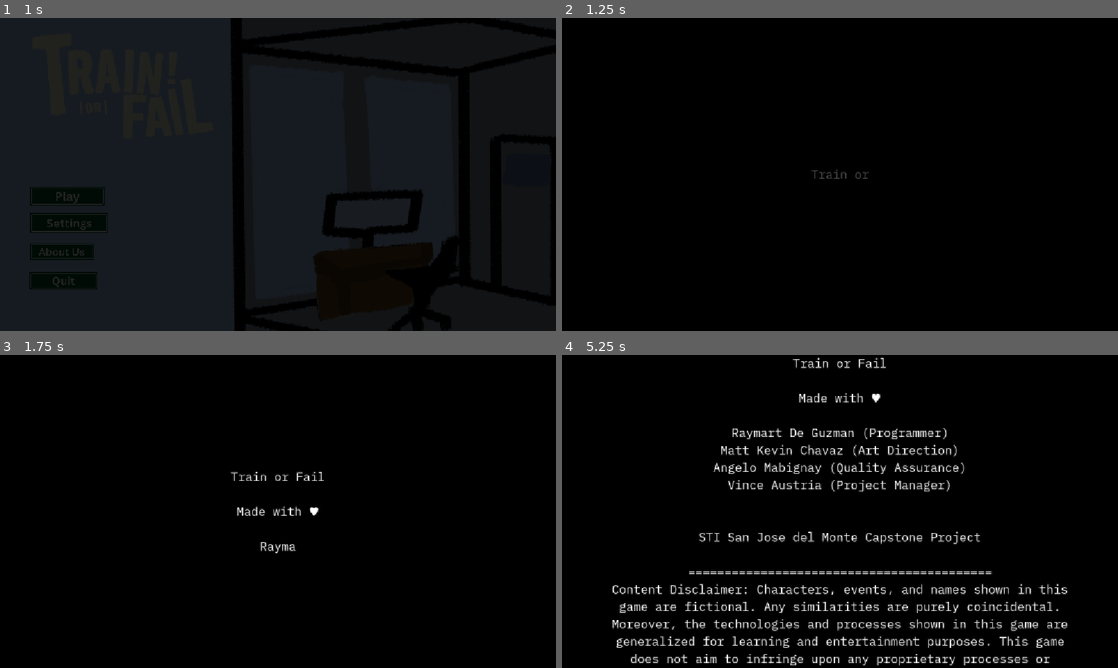
Above: before the commit, frames 1-4 (two rows, left to right).
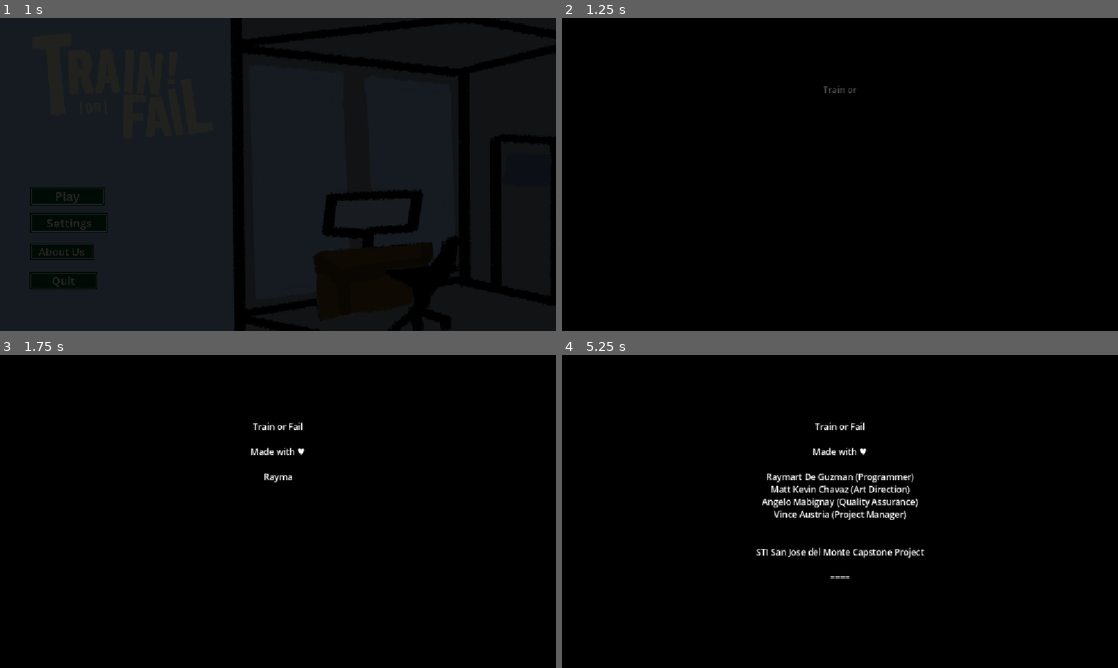
Above: after the commit, the same moments.

Repository: elsaversailles/train-or-fail
Game: Godot game, scene res://scene/main_menu.tscn
The game is run twice, just before and just after one commit, with the same random seed, the same clock (stepped at 60 frames per second) and the same inputs.
Inputs (mouse positions are in pixels of both pictures, inside the frame that each line leads up to):
- Up to frame 1 (1 s): click (61, 252) at 0.5 s
- Up to frame 2 (1.25 s): no input
- Up to frame 3 (1.75 s): drag from (278, 511) to (333, 442) at 1.27 s
- Up to frame 4 (5.25 s): drag from (728, 527) to (812, 574) at 2.02 s; move the mouse to (895, 442) at 2.77 s; hold D (move_right) 2.78-3.5 s; hold E (interact) 2.78-3.5 s; drag from (812, 574) to (673, 464) at 3.52 s; move the mouse to (1006, 558) at 4.27 s; hold A (move_left) 4.28-5 s; hold E (interact) 4.28-5 s; tap Enter at 5 s; drag from (673, 464) to (756, 433) at 5.02 s

Frame 1 is identical in both runs. In frame 2, 0.1% of the frame differs, in the area x 44-56%, y 21-52%; in frame 3, 0.8%; in frame 4, 10%, in the area x 9-91%, y 0-100%.

Commit message:
game update
- About Us

Diff:
--- a/scene/about_us_panel.tscn
+++ b/scene/about_us_panel.tscn
@@ -1,7 +1,6 @@
 [gd_scene format=3 uid="uid://3cnv6xw32cjb"]
 
 [ext_resource type="Script" uid="uid://ckimwkn5h5k2j" path="res://scripts/about_us_panel.gd" id="1_1rpr2"]
-[ext_resource type="FontFile" uid="uid://cr0as831oignr" path="res://assets/fonts/IBMPlexMono-Regular.ttf" id="1_602f5"]
 
 [sub_resource type="StyleBoxFlat" id="StyleBoxFlat_1rpr2"]
 bg_color = Color(0, 0, 0, 1)
@@ -26,12 +25,12 @@
 grow_vertical = 2
 vertical_scroll_mode = 3
 
-[node name="Label" type="Label" parent="ScrollContainer" unique_id=63248336]
+[node name="Label" type="RichTextLabel" parent="ScrollContainer" unique_id=815904031]
 layout_mode = 2
 size_flags_horizontal = 3
 size_flags_vertical = 3
-theme_override_fonts/font = ExtResource("1_602f5")
-theme_override_font_sizes/font_size = 25
+bbcode_enabled = true
+fit_content = true
+autowrap_mode = 2
 horizontal_alignment = 1
 vertical_alignment = 1
-autowrap_mode = 2
--- a/scripts/about_us_panel.gd
+++ b/scripts/about_us_panel.gd
@@ -9,7 +9,7 @@
 var current_tween: Tween
 var is_typing: bool = false
 
-var about_us_text = """Train or Fail
+var about_us_text = """[font_size=18]Train or Fail
 
 Made with ♥
 
@@ -21,8 +21,8 @@
 
 STI San Jose del Monte Capstone Project
 
-==========================================
-Content Disclaimer: Characters, events, and names shown in this game are fictional. Any similarities are purely coincidental. Moreover, the technologies and processes shown in this game are generalized for learning and entertainment purposes. This game does not aim to infringe upon any proprietary processes or systems.
+==========================================[/font_size]
+[font_size=12]Content Disclaimer: Characters, events, and names shown in this game are fictional. Any similarities are purely coincidental. Moreover, the technologies and processes shown in this game are generalized for learning and entertainment purposes. This game does not aim to infringe upon any proprietary processes or systems.[/font_size]
 """
 
 func _ready():
